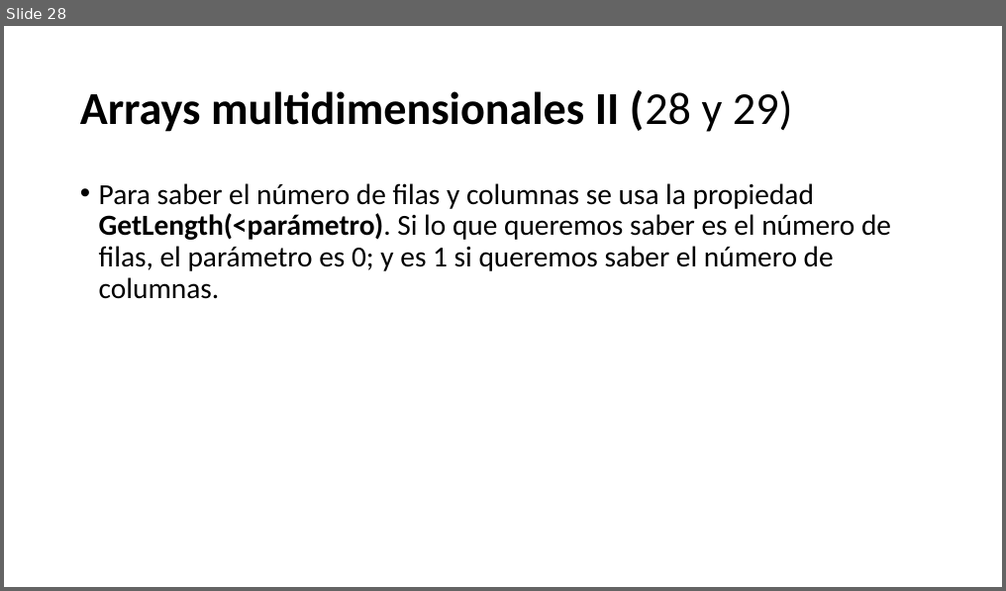
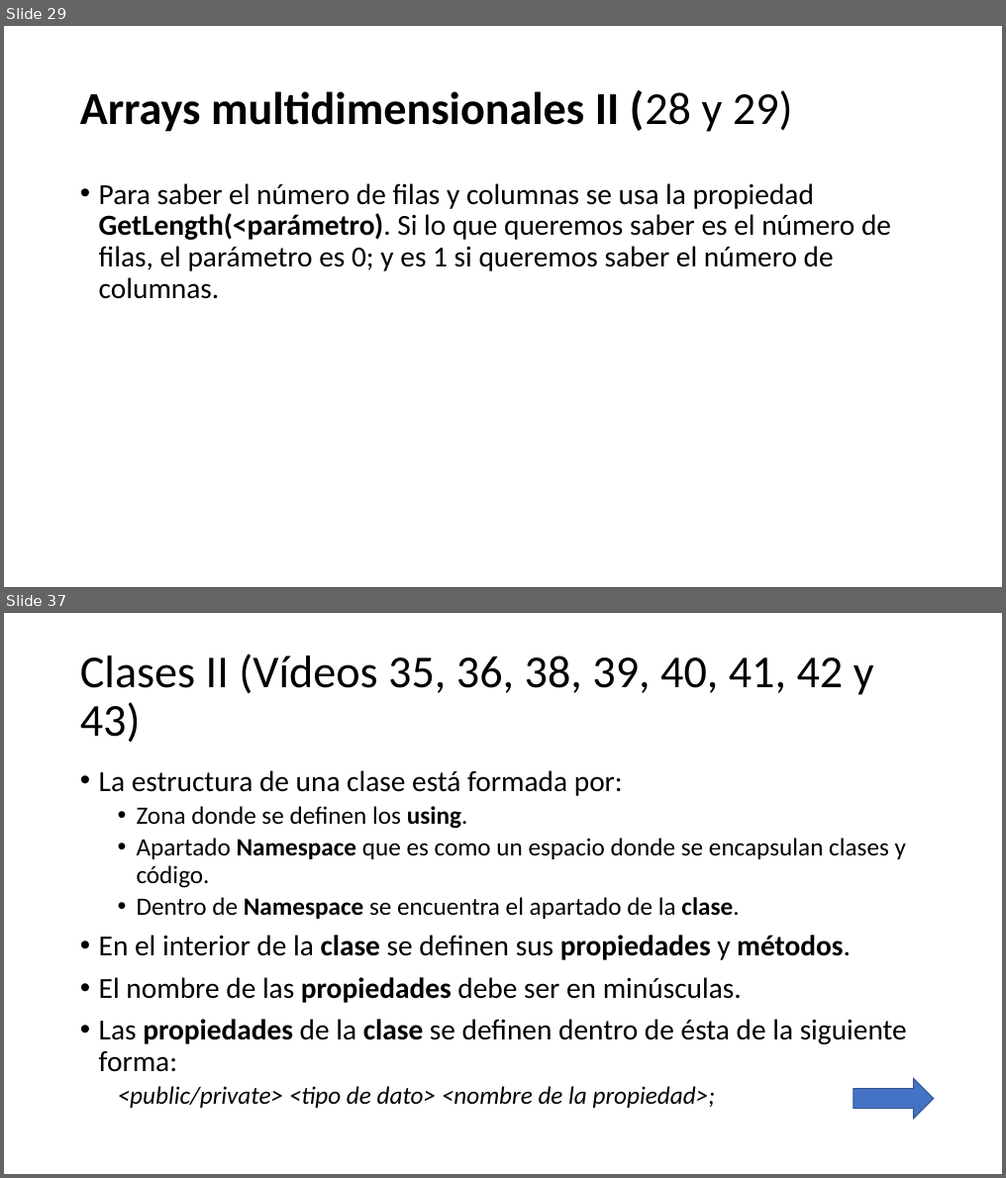
Before and after one commit to Worome/Recetatic, a slide deck: Recetatic/Visual C#.pptx. Shown one above the other, each under a label of ours: slide 28 before the commit, slides 29 and 37 after it; the slides between them are not shown. The pictures are 1006x591 and 1006x1178 pixels, drawn with LibreOffice and Linux fonts; fonts in the diff are those of the drawing. Boxes give left, top, right and bottom in pixels: in the first picture for what was removed or moved away, otherwise in the second. Text is boxed around its words. In the diff, an @@ line names an element or a change of style, - is before the commit and + after.

```diff
--- a/Recetatic/Visual C#.pptx
+++ b/Recetatic/Visual C#.pptx
@@ slide 37 added at <box>4,613,1002,1174</box>, background #FFFFFF @@
@@ title added at <box>80,654,874,742</box>, 44 pt, text #000000 @@
+Clases II (Vídeos 35, 36, 38, 39, 40, 41, 42 y 43)
@@ text added at <box>99,770,907,1108</box>, 28 pt, text #000000 @@
+• La estructura de una clase está formada por:
+  • Zona donde se definen los using.
+  • Apartado Namespace que es como un espacio donde se encapsulan clases y código.
+  • Dentro de Namespace se encuentra el apartado de la clase.
+• En el interior de la clase se definen sus propiedades y métodos.
+• El nombre de las propiedades debe ser en minúsculas.
+• Las propiedades de la clase se definen dentro de ésta de la siguiente forma:
+  <public/private> <tipo de dato> <nombre de la propiedad>;
@@ right arrow added at <box>853,1079,934,1119</box>, fill #4472C4, outline #325491 1 pt @@
@@ what was slide 28 is now slide 29 @@
```
Also in this commit, not shown: 1 slide changed, 16 other slides added.
